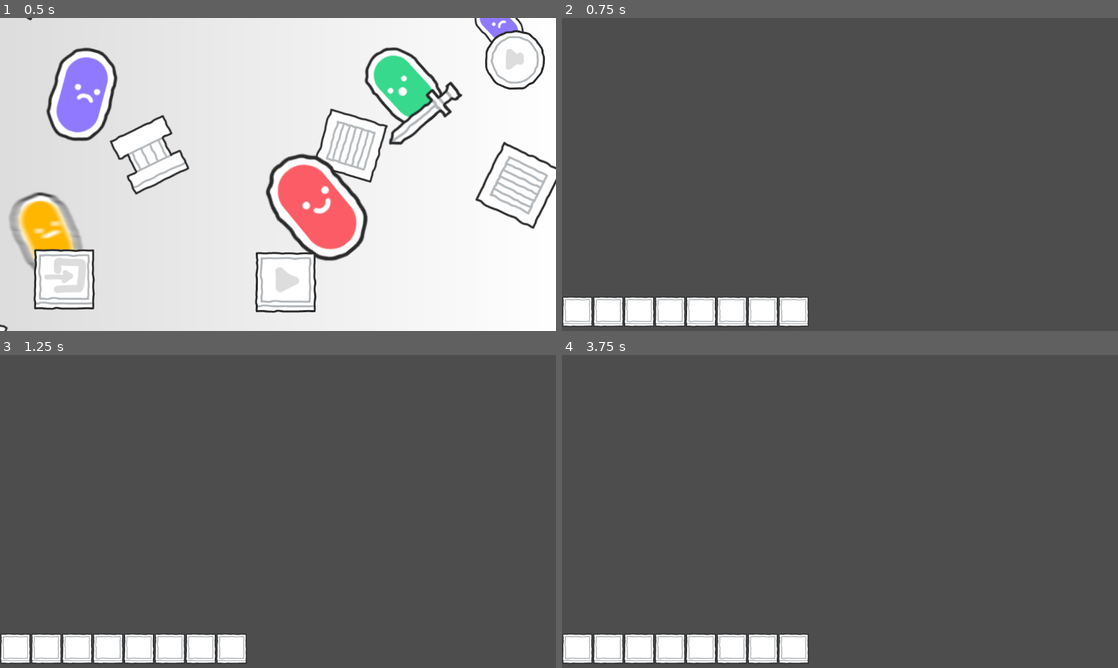
Above: before the commit, frames 1-4 (two rows, left to right).
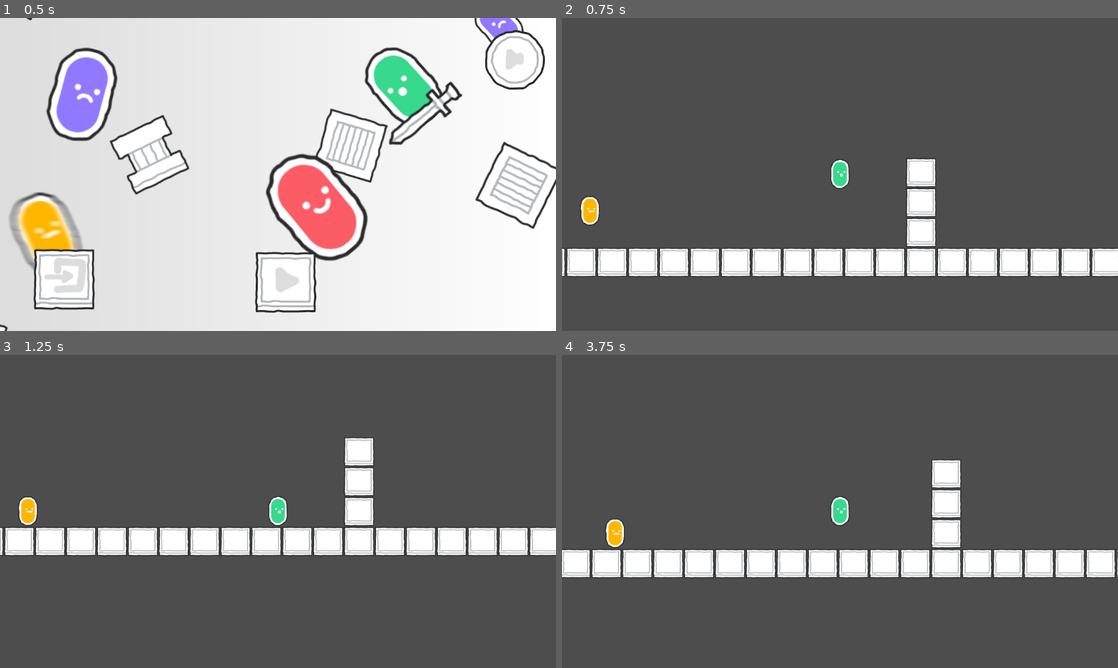
Above: after the commit, the same moments.

Repository: Alloces/DeadIsGood
Game: Godot game, scene res://MainMenu.tscn
Two runs of this game, one before a commit and one after it. Both use one fixed random seed, a clock stepped at 60 frames per second and the inputs below.
Inputs (mouse positions are in pixels of both pictures, inside the frame that each line leads up to):
- Up to frame 1 (0.5 s): no input
- Up to frame 2 (0.75 s): click (845, 280) at 0.5 s
- Up to frame 3 (1.25 s): no input
- Up to frame 4 (3.75 s): tap Enter (ui_accept) at 1.25, 1.35, 1.52, 1.82, 2.1, 2.27, 2.57, 2.85, 3.6 s; move the mouse to (962, 495) at 1.27 s; hold Right (ui_right) 1.28-2.78 s; move the mouse to (728, 527) at 2.02 s; move the mouse to (895, 442) at 2.77 s; hold Left (ui_left) 2.78-3.53 s; move the mouse to (812, 574) at 3.52 s; hold Right (ui_right) from 3.53 s (still down)

Frame 1 is identical in both runs. In frame 2, 14% of the frame differs, in the area x 0-100%, y 44-99%; in frame 3, 15%, in the area x 0-100%, y 26-99%; in frame 4, 15%.

Commit message:
chore: :wrench: merge

Diff:
--- a/project.godot
+++ b/project.godot
@@ -22,3 +22,37 @@
 [display]
 
 window/stretch/mode="viewport"
+[input]
+
+ui_left={
+"deadzone": 0.5,
+"events": [Object(InputEventKey,"resource_local_to_scene":false,"resource_name":"","device":0,"window_id":0,"alt_pressed":false,"shift_pressed":false,"ctrl_pressed":false,"meta_pressed":false,"pressed":false,"keycode":4194319,"physical_keycode":0,"key_label":0,"unicode":0,"echo":false,"script":null)
+, Object(InputEventJoypadButton,"resource_local_to_scene":false,"resource_name":"","device":0,"button_index":13,"pressure":0.0,"pressed":false,"script":null)
+, Object(InputEventJoypadMotion,"resource_local_to_scene":false,"resource_name":"","device":0,"axis":0,"axis_value":-1.0,"script":null)
+, Object(InputEventKey,"resource_local_to_scene":false,"resource_name":"","device":-1,"window_id":0,"alt_pressed":false,"shift_pressed":false,"ctrl_pressed":false,"meta_pressed":false,"pressed":false,"keycode":0,"physical_keycode":65,"key_label":0,"unicode":97,"echo":false,"script":null)
+]
+}
+ui_right={
+"deadzone": 0.5,
+"events": [Object(InputEventKey,"resource_local_to_scene":false,"resource_name":"","device":0,"window_id":0,"alt_pressed":false,"shift_pressed":false,"ctrl_pressed":false,"meta_pressed":false,"pressed":false,"keycode":4194321,"physical_keycode":0,"key_label":0,"unicode":0,"echo":false,"script":null)
+, Object(InputEventJoypadButton,"resource_local_to_scene":false,"resource_name":"","device":0,"button_index":14,"pressure":0.0,"pressed":false,"script":null)
+, Object(InputEventJoypadMotion,"resource_local_to_scene":false,"resource_name":"","device":0,"axis":0,"axis_value":1.0,"script":null)
+, Object(InputEventKey,"resource_local_to_scene":false,"resource_name":"","device":-1,"window_id":0,"alt_pressed":false,"shift_pressed":false,"ctrl_pressed":false,"meta_pressed":false,"pressed":false,"keycode":0,"physical_keycode":68,"key_label":0,"unicode":100,"echo":false,"script":null)
+]
+}
+ui_up={
+"deadzone": 0.5,
+"events": [Object(InputEventKey,"resource_local_to_scene":false,"resource_name":"","device":0,"window_id":0,"alt_pressed":false,"shift_pressed":false,"ctrl_pressed":false,"meta_pressed":false,"pressed":false,"keycode":4194320,"physical_keycode":0,"key_label":0,"unicode":0,"echo":false,"script":null)
+, Object(InputEventJoypadButton,"resource_local_to_scene":false,"resource_name":"","device":0,"button_index":11,"pressure":0.0,"pressed":false,"script":null)
+, Object(InputEventJoypadMotion,"resource_local_to_scene":false,"resource_name":"","device":0,"axis":1,"axis_value":-1.0,"script":null)
+, Object(InputEventKey,"resource_local_to_scene":false,"resource_name":"","device":-1,"window_id":0,"alt_pressed":false,"shift_pressed":false,"ctrl_pressed":false,"meta_pressed":false,"pressed":false,"keycode":0,"physical_keycode":87,"key_label":0,"unicode":119,"echo":false,"script":null)
+]
+}
+ui_down={
+"deadzone": 0.5,
+"events": [Object(InputEventKey,"resource_local_to_scene":false,"resource_name":"","device":0,"window_id":0,"alt_pressed":false,"shift_pressed":false,"ctrl_pressed":false,"meta_pressed":false,"pressed":false,"keycode":4194322,"physical_keycode":0,"key_label":0,"unicode":0,"echo":false,"script":null)
+, Object(InputEventJoypadButton,"resource_local_to_scene":false,"resource_name":"","device":0,"button_index":12,"pressure":0.0,"pressed":false,"script":null)
+, Object(InputEventJoypadMotion,"resource_local_to_scene":false,"resource_name":"","device":0,"axis":1,"axis_value":1.0,"script":null)
+, Object(InputEventKey,"resource_local_to_scene":false,"resource_name":"","device":-1,"window_id":0,"alt_pressed":false,"shift_pressed":false,"ctrl_pressed":false,"meta_pressed":false,"pressed":false,"keycode":0,"physical_keycode":83,"key_label":0,"unicode":115,"echo":false,"script":null)
+]
+}
--- a/scenes/Dude/Dude.gd
+++ b/scenes/Dude/Dude.gd
@@ -1,4 +1,7 @@
 extends CharacterBody2D
+class_name Dude
+
+signal died(killer_name: String)
 
 enum Types {
 	Red,
@@ -7,6 +10,34 @@
 	Purple,
 }
 
+const SPEED = 300.0
+const JUMP_VELOCITY = -400.0
+
+@onready var _sprite: Sprite2D = $Sprite2D
+@onready var _camera: Camera2D = $Camera2D
+@onready var _area: Area2D = $Area2D
+
+@export var is_player: bool = false :
+	get:
+		return is_player
+	set(val):
+		is_player = val
+		if _camera == null:
+			return
+
+		_change_is_player_state()
+
+@export var type: Types = Types.Red :
+	get:
+		return type
+	set(new_type):
+		type = new_type
+		if _sprite == null:
+			return
+
+		# TODO: check if type in dict
+		_sprite.set_region_rect(TypeRects[type])
+
 var TypeRects: Dictionary = {
 	Types.Red: 		Rect2(576, 320, 64, 64),
 	Types.Green: 	Rect2(576, 448, 64, 64),
@@ -14,10 +45,79 @@
 	Types.Purple: 	Rect2(576, 384, 64, 64),
 }
 
-@onready var sprite: Sprite2D = $Sprite2D
+var gravity = ProjectSettings.get_setting("physics/2d/default_gravity")
 
-@onready var type: Types = Types.Red :
-	get:
-		return type
-	set(new_type):
-		sprite.set_region_rect(TypeRects[type])
+
+func _ready() -> void:
+	_change_is_player_state()
+	_sprite.set_region_rect(TypeRects[type])
+
+
+func _change_is_player_state() -> void:
+	_camera.enabled = is_player
+	if is_player:
+		_area.connect("area_entered", _on_area_2d_area_entered)
+	elif _area.is_connected("area_entered", _on_area_2d_area_entered):
+		_area.disconnect("area_entered", _on_area_2d_area_entered)
+
+
+func _physics_process(delta: float) -> void:
+	if not is_on_floor():
+		velocity.y += gravity * delta
+
+	if is_player:
+		_parse_input()
+	else:
+		_parse_npc_behavior()
+
+	move_and_slide()
+
+
+func _parse_input() -> void:
+	if Input.is_action_just_pressed("ui_accept"):
+		use_ability()
+
+	move(Input.get_axis("ui_left", "ui_right"))
+
+
+func _parse_npc_behavior() -> void:
+	pass
+
+
+func move(direction: float) -> void:
+	if direction:
+		velocity.x = direction * SPEED
+	else:
+		velocity.x = move_toward(velocity.x, 0, SPEED)
+
+
+func use_ability() -> void:
+	match type:
+		Types.Red:
+			_red_ability()
+		Types.Green:
+			_green_ability()
+		Types.Yellow:
+			_yellow_ability()
+		Types.Purple:
+			_purple_ability()
+
+func _red_ability() -> void:
+	print("red ability")
+
+
+func _green_ability() -> void:
+	if is_on_floor():
+		velocity.y = JUMP_VELOCITY
+
+
+func _yellow_ability() -> void:
+	print("yellow ability")
+
+
+func _purple_ability() -> void:
+	print("purple ability")
+
+
+func _on_area_2d_area_entered(area: Area2D):
+	emit_signal("died", area.get_parent().name)
--- a/scenes/Dude/Dude.tscn
+++ b/scenes/Dude/Dude.tscn
@@ -1,20 +1,35 @@
-[gd_scene load_steps=4 format=3 uid="uid://06ojoc0m3jr3"]
+[gd_scene load_steps=5 format=3 uid="uid://chm67gi5crs17"]
 
-[ext_resource type="Script" path="res://scenes/Dude/Dude.gd" id="1_dtsdw"]
-[ext_resource type="Texture2D" uid="uid://db3s5iecejcda" path="res://assets/Scribble/spritesheet_default.png" id="1_xj4us"]
+[ext_resource type="Script" path="res://scenes/Dude/Dude.gd" id="1_6nkmb"]
+[ext_resource type="Texture2D" uid="uid://db3s5iecejcda" path="res://assets/Scribble/spritesheet_default.png" id="1_vc6mv"]
 
-[sub_resource type="CapsuleShape2D" id="CapsuleShape2D_e1in6"]
-radius = 19.57
-height = 63.0
+[sub_resource type="CapsuleShape2D" id="CapsuleShape2D_cywdl"]
+radius = 23.0
+height = 66.0
+
+[sub_resource type="CapsuleShape2D" id="CapsuleShape2D_mv6ge"]
+radius = 18.0
+height = 58.0
 
 [node name="Dude" type="CharacterBody2D"]
-script = ExtResource("1_dtsdw")
+collision_mask = 2
+script = ExtResource("1_6nkmb")
 
-[node name="CollisionShape2D" type="CollisionShape2D" parent="."]
-position = Vector2(0, -1)
-shape = SubResource("CapsuleShape2D_e1in6")
+[node name="LevelCollision" type="CollisionShape2D" parent="."]
+position = Vector2(0, -2)
+shape = SubResource("CapsuleShape2D_cywdl")
 
 [node name="Sprite2D" type="Sprite2D" parent="."]
-texture = ExtResource("1_xj4us")
+texture = ExtResource("1_vc6mv")
 region_enabled = true
 region_rect = Rect2(576, 256, 64, 64)
+
+[node name="Camera2D" type="Camera2D" parent="."]
+
+[node name="Area2D" type="Area2D" parent="."]
+collision_layer = 4
+collision_mask = 4
+
+[node name="DudesCollision" type="CollisionShape2D" parent="Area2D"]
+position = Vector2(0, -1)
+shape = SubResource("CapsuleShape2D_mv6ge")
--- /dev/null
+++ b/scenes/Levels/Level.gd
@@ -0,0 +1,16 @@
+extends Node2D
+
+
+@export var _player: Node
+
+
+func _ready() -> void:
+	if _player == null:
+		push_error("Level -> ready: player must not be empty")
+
+
+
+func _change_player(killer_name: String) -> void:
+	_player.queue_free()
+	_player = get_node(killer_name)
+	_player.is_player = true
--- a/scenes/Levels/Level_1.tscn
+++ b/scenes/Levels/Level_1.tscn
@@ -1,6 +1,8 @@
-[gd_scene load_steps=4 format=3 uid="uid://ni2chbecqsvi"]
+[gd_scene load_steps=6 format=3 uid="uid://ni2chbecqsvi"]
 
 [ext_resource type="Texture2D" uid="uid://db3s5iecejcda" path="res://assets/Scribble/spritesheet_default.png" id="1_4xlef"]
+[ext_resource type="Script" path="res://scenes/Levels/Level.gd" id="1_eypf1"]
+[ext_resource type="PackedScene" uid="uid://chm67gi5crs17" path="res://scenes/Dude/Dude.tscn" id="2_3brh7"]
 
 [sub_resource type="TileSetAtlasSource" id="TileSetAtlasSource_xuirc"]
 texture = ExtResource("1_4xlef")
@@ -158,9 +160,13 @@
 8:5/0 = 0
 8:5/0/physics_layer_0/linear_velocity = Vector2(0, 0)
 8:5/0/physics_layer_0/angular_velocity = 0.0
+9:5/next_alternative_id = 2
 9:5/0 = 0
 9:5/0/physics_layer_0/linear_velocity = Vector2(0, 0)
 9:5/0/physics_layer_0/angular_velocity = 0.0
+9:5/1 = 1
+9:5/1/physics_layer_0/linear_velocity = Vector2(0, 0)
+9:5/1/physics_layer_0/angular_velocity = 0.0
 10:5/0 = 0
 10:5/0/physics_layer_0/linear_velocity = Vector2(0, 0)
 10:5/0/physics_layer_0/angular_velocity = 0.0
@@ -372,12 +378,24 @@
 
 [sub_resource type="TileSet" id="TileSet_2n47c"]
 tile_size = Vector2i(64, 64)
-physics_layer_0/collision_layer = 1
+physics_layer_0/collision_layer = 2
 sources/0 = SubResource("TileSetAtlasSource_xuirc")
 
-[node name="Level_1" type="Node2D"]
+[node name="Level_1" type="Node2D" node_paths=PackedStringArray("_player")]
+script = ExtResource("1_eypf1")
+_player = NodePath("Player")
 
 [node name="TileMap" type="TileMap" parent="."]
+scale = Vector2(1, 0.966707)
 tile_set = SubResource("TileSet_2n47c")
 format = 2
-layer_0/tile_data = PackedInt32Array(589824, 65536, 10, 5898 …(87 unchanged characters)… 10, 589830, 65536, 10, 589831, 65536, 10)
+layer_0/tile_data = PackedInt32Array(589824, 65536, 10, 5898 …(87 unchanged characters)… 10, 589830, 65536, 10, 589831, 65536, 10, 524293, 65536, 10, 458757, 65536, 10, 393221, 65536, 10, 655359, 65536, 10, 655358, 65536, 10, 655357, 65536, 10, 655356, 65536, 10, 655355, 65536, 10, 655354, 65536, 10, 655353, 65536, 10, 589832, 65536, 10, 589833, 65536, 10, 589834, 65536, 10, 589835, 65536, 10)
+
+[node name="Player" parent="." instance=ExtResource("2_3brh7")]
+position = Vector2(184, 391)
+is_player = true
+type = 1
+
+[node name="YellowDude" parent="." instance=ExtResource("2_3brh7")]
+position = Vector2(-334, 467)
+type = 2
